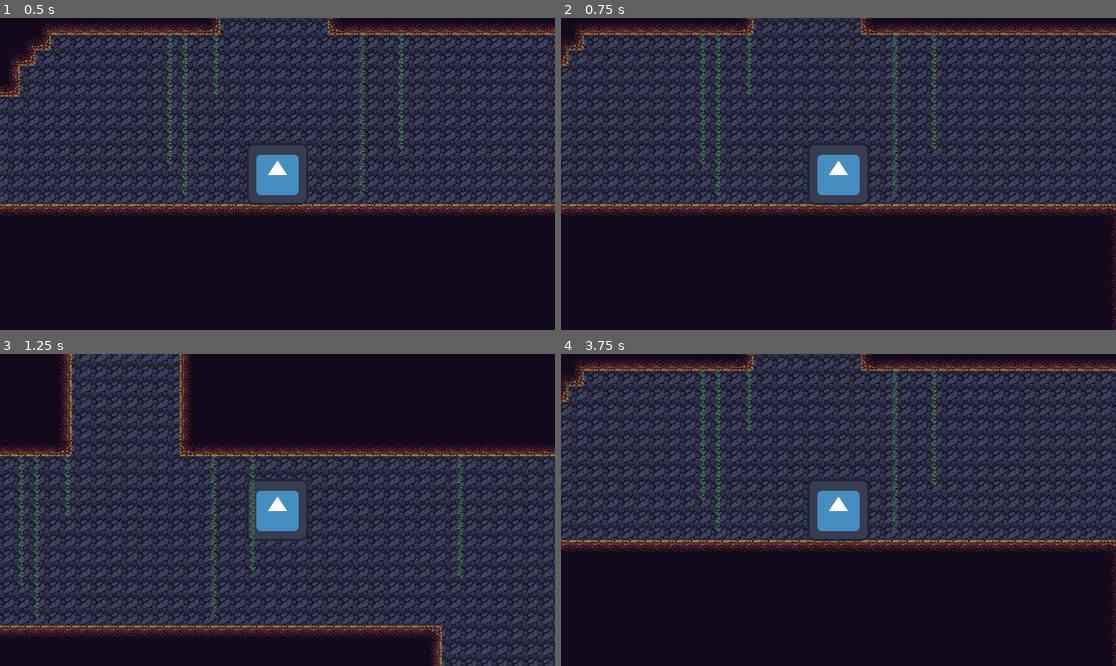
Above: before the commit, frames 1-4 (two rows, left to right).
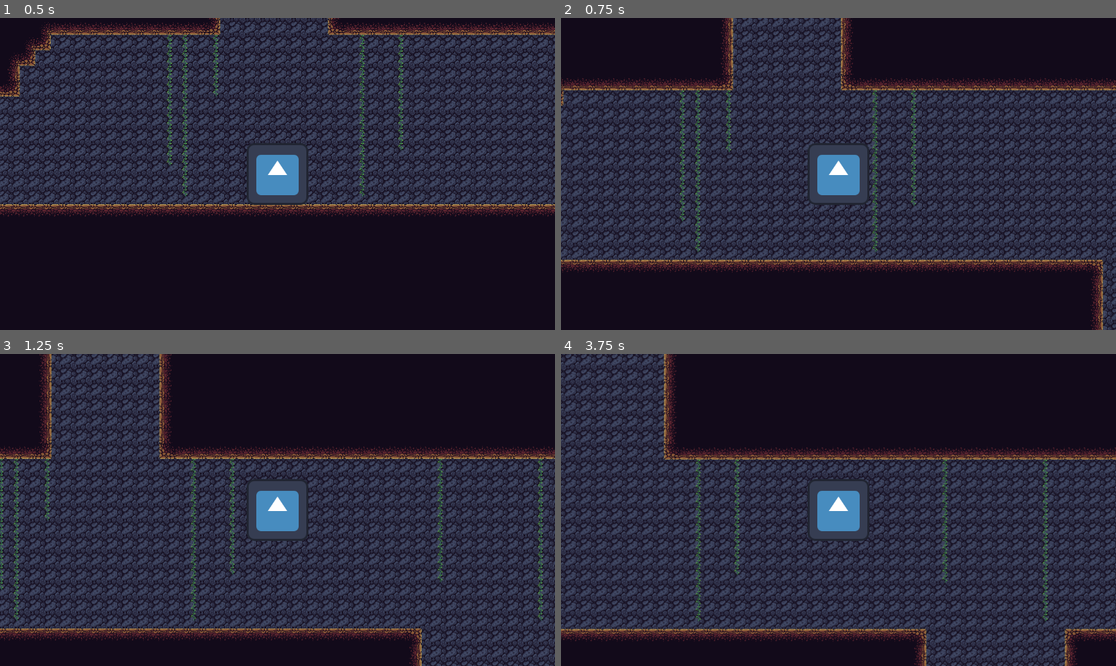
Above: after the commit, the same moments.

Repository: Rainbo233/Light_Platformer
Game: Godot game, scene res://Levels/world.tscn
The game is run twice, just before and just after one commit, with the same random seed, the same clock (stepped at 60 frames per second) and the same inputs. After the commit the project has no main scene; this scene is started directly in both runs. The engine's default icon, where the game draws it, is replaced by a stand-in: a white triangle on a blue panel in a dark square.
Inputs:
- Up to frame 1 (0.5 s): no input
- Up to frame 2 (0.75 s): tap Enter (ui_accept) at 0.5 s; hold Right (ui_right) from 0.53 s (still down); tap R (r, bound only before the commit) at 0.6 s
- Up to frame 3 (1.25 s): keep holding Right (ui_right); tap Enter (ui_accept) at 0.77 s
- Up to frame 4 (3.75 s): tap R (r, bound only before the commit) every 0.75 s from 1.35 to 3.6 s; tap Enter (ui_accept) at 1.52, 3.02 s; release Right (ui_right) at 2.03 s; hold Left (ui_left) 2.03-2.78 s; hold Right (ui_right) from 2.78 s (still down)

Frame 1 is identical in both runs. In frame 2, 49% of the frame differs, in the area x 0-100%, y 0-100%; in frame 3, 30%; in frame 4, 62%.

Commit message:
Added button input settings
Should add updated project settings to include the jump and dash buttons.

Diff:
--- a/Light_Platformer/project.godot
+++ b/Light_Platformer/project.godot
@@ -11,15 +11,39 @@
 [application]
 
 config/name="Light_Platformer"
-run/main_scene="res://Levels/world.tscn"
 config/features=PackedStringArray("4.1", "GL Compatibility")
 config/icon="res://icon.svg"
 
 [input]
 
-r={
+jump={
 "deadzone": 0.5,
-"events": [Object(InputEventKey,"resource_local_to_scene":false,"resource_name":"","device":0,"window_id":0,"alt_pressed":false,"shift_pressed":false,"ctrl_pressed":false,"meta_pressed":false,"pressed":false,"keycode":0,"physical_keycode":82,"key_label":0,"unicode":0,"echo":false,"script":null)
+"events": [null, Object(InputEventKey,"resource_local_to_scene":false,"resource_name":"","device":-1,"window_id":0,"alt_pressed":false,"shift_pressed":false,"ctrl_pressed":false,"meta_pressed":false,"pressed":false,"keycode":0,"physical_keycode":32,"key_label":0,"unicode":32,"echo":false,"script":null)
+]
+}
+dash={
+"deadzone": 0.5,
+"events": [Object(InputEventKey,"resource_local_to_scene":false,"resource_name":"","device":-1,"window_id":0,"alt_pressed":false,"shift_pressed":false,"ctrl_pressed":false,"meta_pressed":false,"pressed":false,"keycode":0,"physical_keycode":4194325,"key_label":0,"unicode":0,"echo":false,"script":null)
+]
+}
+move_left={
+"deadzone": 0.5,
+"events": [Object(InputEventKey,"resource_local_to_scene":false,"resource_name":"","device":-1,"window_id":0,"alt_pressed":false,"shift_pressed":false,"ctrl_pressed":false,"meta_pressed":false,"pressed":false,"keycode":0,"physical_keycode":65,"key_label":0,"unicode":97,"echo":false,"script":null)
+]
+}
+move_right={
+"deadzone": 0.5,
+"events": [Object(InputEventKey,"resource_local_to_scene":false,"resource_name":"","device":-1,"window_id":0,"alt_pressed":false,"shift_pressed":false,"ctrl_pressed":false,"meta_pressed":false,"pressed":false,"keycode":0,"physical_keycode":68,"key_label":0,"unicode":100,"echo":false,"script":null)
+]
+}
+move_up={
+"deadzone": 0.5,
+"events": [Object(InputEventKey,"resource_local_to_scene":false,"resource_name":"","device":-1,"window_id":0,"alt_pressed":false,"shift_pressed":false,"ctrl_pressed":false,"meta_pressed":false,"pressed":false,"keycode":0,"physical_keycode":87,"key_label":0,"unicode":119,"echo":false,"script":null)
+]
+}
+move_down={
+"deadzone": 0.5,
+"events": [Object(InputEventKey,"resource_local_to_scene":false,"resource_name":"","device":-1,"window_id":0,"alt_pressed":false,"shift_pressed":false,"ctrl_pressed":false,"meta_pressed":false,"pressed":false,"keycode":0,"physical_keycode":83,"key_label":0,"unicode":115,"echo":false,"script":null)
 ]
 }
 
